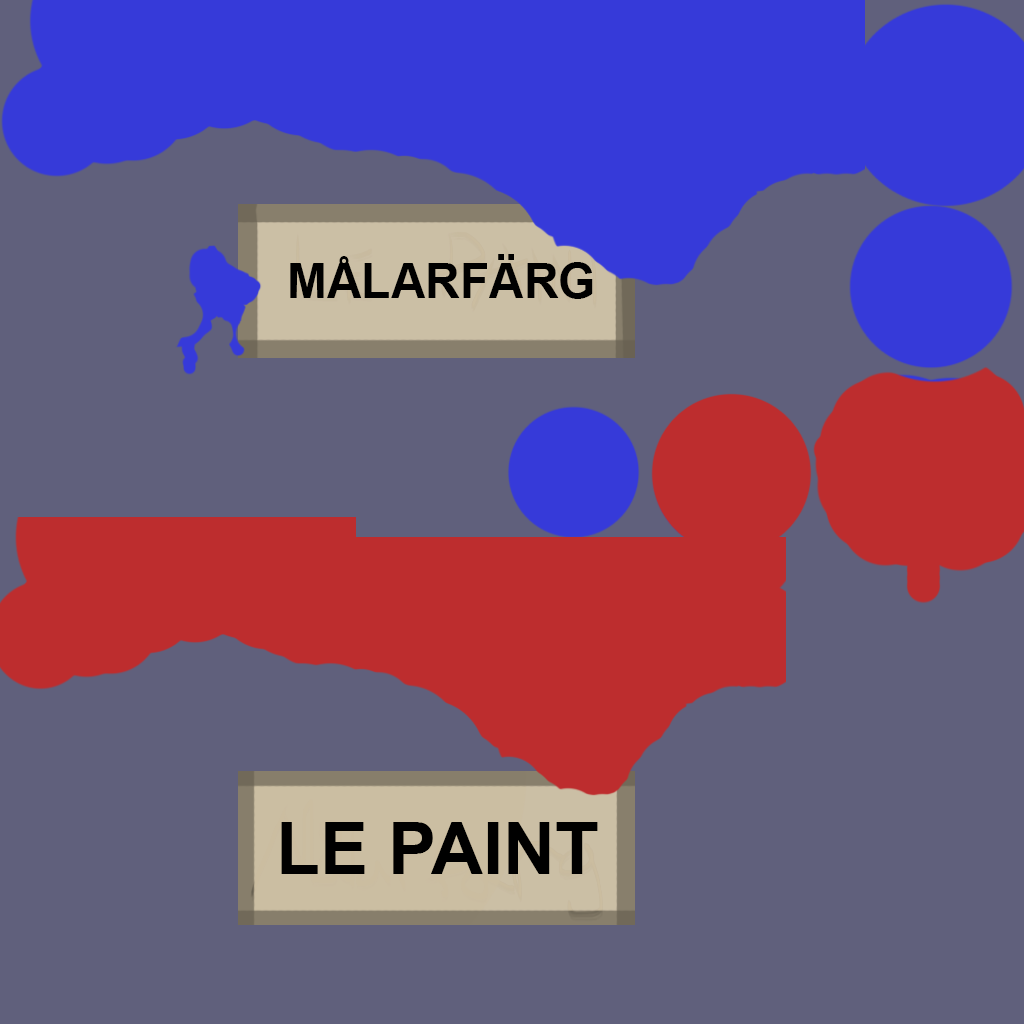
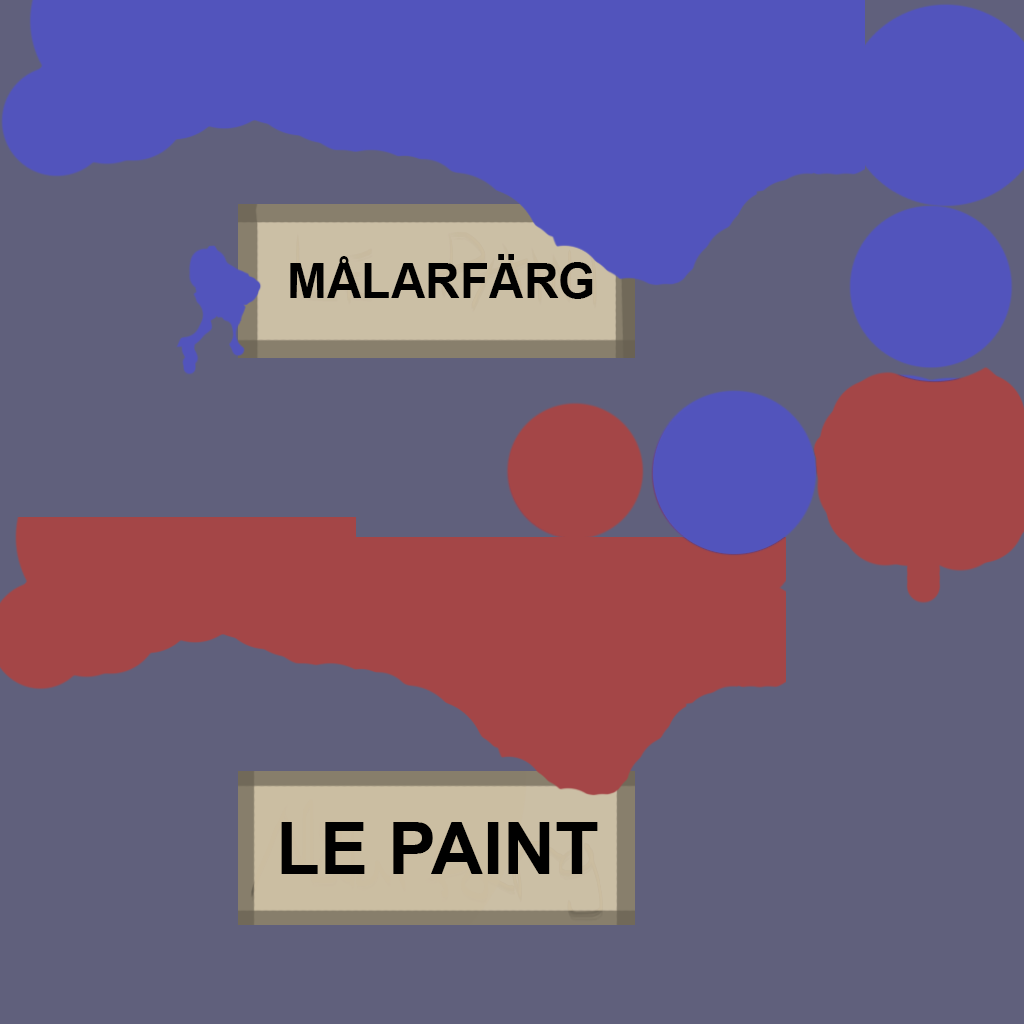
Layer changes from the first 1024x1024 image to the second:
painted on "Layer 5 copy" over [0, 0, 1024, 796]
removed layer "Layer 5" over [1, 0, 1024, 553]
